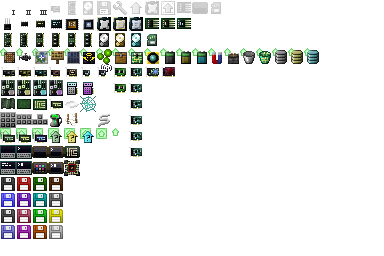
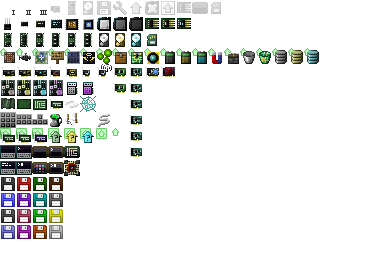
Layers edited between the first and the second 384×256 image:
removed group "items" (1st of 2) (3 layers) over [97, 17, 142, 31]
renamed "upgrade container" to "items #1", moved it out of group "items", painted on it over [97, 17, 142, 31]
removed layer "items" (2nd of 2, in "items") from group "items" over [97, 17, 142, 31]
